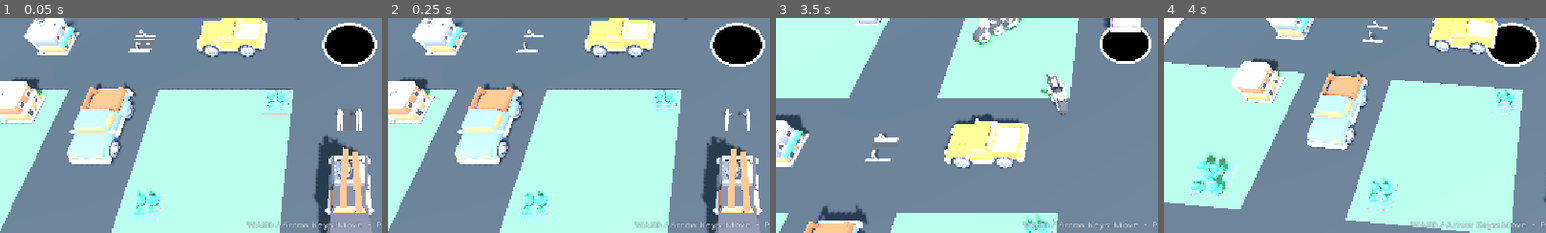
Above: before the commit, frames 1-4 (left to right).
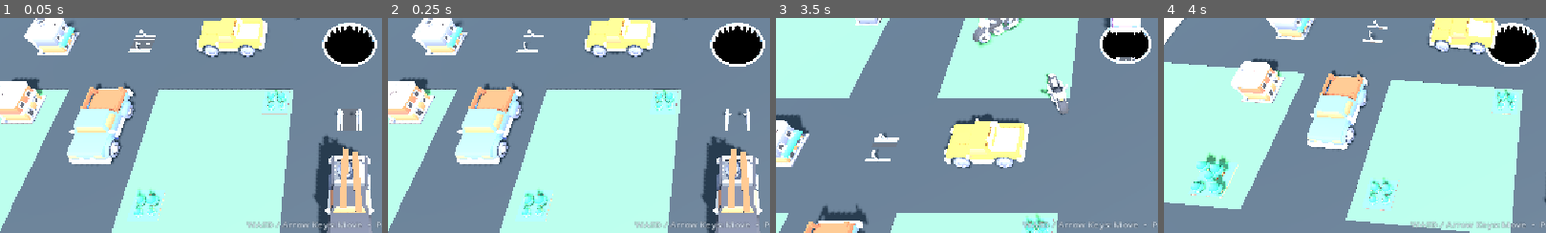
Above: after the commit, the same moments.

Repository: FI363/hole.io
Game: Godot game, scene res://scenes/main.tscn
Same seed, same stepped clock (60 frames per second), same inputs: the game is played once before the commit and once after it.
Inputs:
- Up to frame 1 (0.05 s): no input
- Up to frame 2 (0.25 s): no input
- Up to frame 3 (3.5 s): tap R at 0.5, 0.6, 1.25, 1.35, 2, 2.1, 2.75, 2.85 s; hold Right (ui_right) 0.53-1.28 s; hold Down (ui_down) 1.28-2.03 s; hold Right (ui_right) 2.03-2.78 s; hold Up (ui_up) from 2.78 s (still down)
- Up to frame 4 (4 s): tap R at 3.5, 3.6 s; release Up (ui_up) at 3.53 s; hold Left (ui_left) from 3.53 s (still down)
The pictures show only the part of the screen within x 4-54%, y 47-97%; the shares and areas given below are measured in that part.

The runs differ from the first frame. In frame 1, 0.1% of the frame differs, in the area x 85-98%, y 3-12%; in frame 2, 0.1%; in frame 3, 0.1%; in frame 4, 0.1%.

Commit message:
fix: prevent visual pit and rim from desyncing when hole expands

Diff:
--- a/scenes/player_hole.tscn
+++ b/scenes/player_hole.tscn
@@ -4,14 +4,18 @@
 
 [sub_resource type="StandardMaterial3D" id="StandardMaterial3D_pit"]
 shading_mode = 0
+cull_mode = 0
 albedo_color = Color(0.01, 0.012, 0.016, 1)
 
 [sub_resource type="CylinderMesh" id="CylinderMesh_pit"]
 material = SubResource("StandardMaterial3D_pit")
+flip_faces = true
 top_radius = 1.25
 bottom_radius = 1.15
 height = 6.0
 radial_segments = 32
+cap_top = false
+cap_bottom = true
 
 [sub_resource type="StandardMaterial3D" id="StandardMaterial3D_rim"]
 albedo_color = Color(0.9, 0.96, 1, 1)
--- a/scripts/player_hole.gd
+++ b/scripts/player_hole.gd
@@ -22,6 +22,7 @@
 var swallowed_count: int = 0
 var current_velocity: Vector3 = Vector3.ZERO
 var target_radius: float = 1.25
+var _gulp_multiplier: float = 1.0
 
 var _hole_cutout: CSGCylinder3D = null
 
@@ -62,10 +63,10 @@
 	# 2. Process smooth growth interpolation
 	if absf(hole_radius - target_radius) > 0.001:
 		hole_radius = move_toward(hole_radius, target_radius, growth_speed * delta)
-		_sync_visuals_and_areas()
 		hole_grown.emit(hole_radius)
 
-	# 3. Synchronize CSG physical hole aperture in real time
+	# 3. Synchronize visuals, areas, and CSG physical aperture every frame
+	_sync_visuals_and_areas()
 	_sync_hole_geometry()
 
 	# 4. Wake up nearby sleeping bodies so they respond to ground aperture
@@ -91,7 +92,7 @@
 			rb.sleeping = false
 
 func _sync_visuals_and_areas() -> void:
-	var scale_factor: float = hole_radius / 1.25
+	var scale_factor: float = (hole_radius / 1.25) * _gulp_multiplier
 
 	if visuals:
 		visuals.scale = Vector3(scale_factor, 1.0, scale_factor)
@@ -134,9 +135,6 @@
 	return dir
 
 func _trigger_gulp_animation() -> void:
-	if not visuals:
-		return
-	var base_scale := visuals.scale
+	_gulp_multiplier = 1.12
 	var tween := create_tween()
-	tween.tween_property(visuals, "scale", base_scale * Vector3(1.15, 0.90, 1.15), 0.08).set_trans(Tween.TRANS_QUAD).set_ease(Tween.EASE_OUT)
-	tween.tween_property(visuals, "scale", base_scale, 0.12).set_trans(Tween.TRANS_QUAD).set_ease(Tween.EASE_OUT)
+	tween.tween_property(self, "_gulp_multiplier", 1.0, 0.16).set_trans(Tween.TRANS_QUAD).set_ease(Tween.EASE_OUT)
